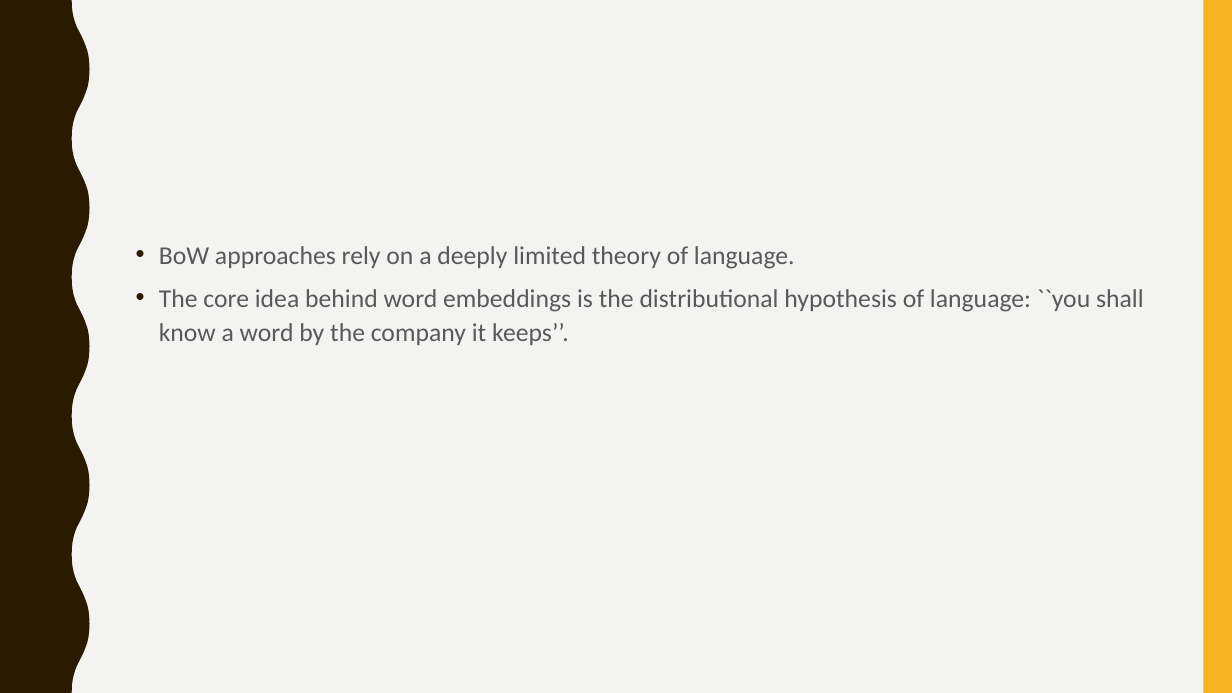
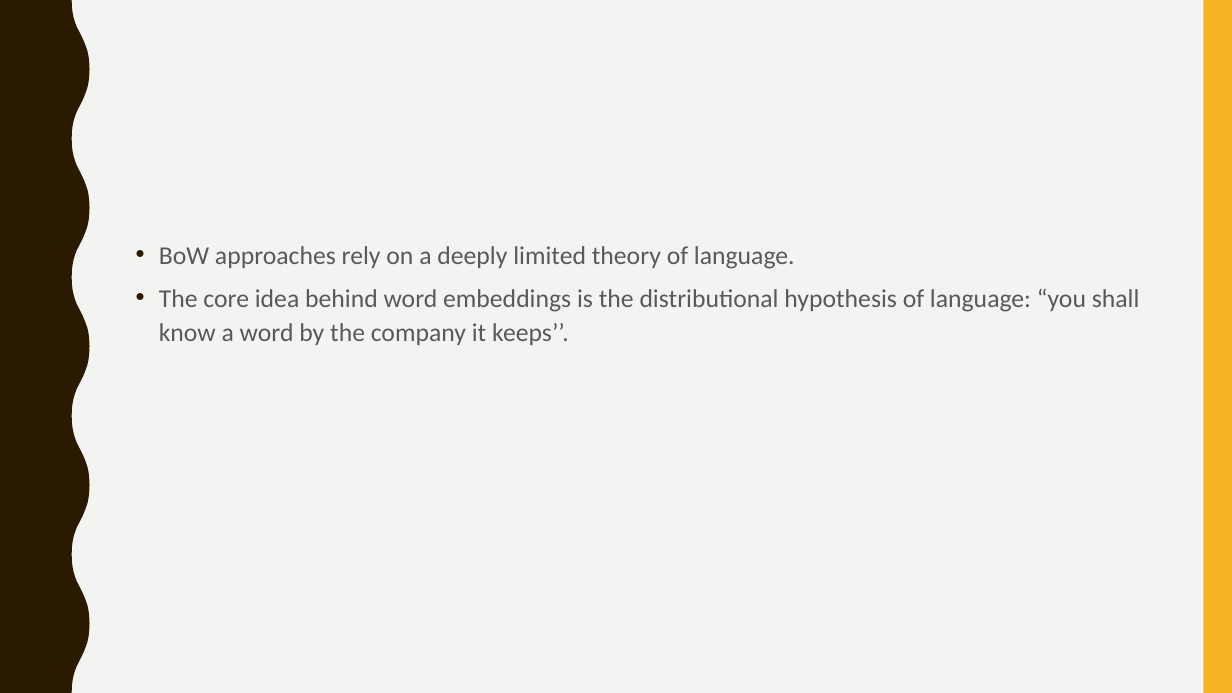
Before and after one commit to svallejovera/cta_updated, a slide deck: slide 36 of slides/8 Neural Networks and Word Embeddings.pptx (slide 35 before the commit). Drawn at 1232x693 pixels with LibreOffice and Linux fonts; fonts in the diff are those of the drawing. Boxes give left, top, right and bottom in pixels: in the first picture for what was removed or moved away, otherwise in the second. Text is boxed around its words. In the diff, an @@ line names an element or a change of style, - is before the commit and + after.

```diff
--- a/slides/8 Neural Networks and Word Embeddings.pptx
+++ b/slides/8 Neural Networks and Word Embeddings.pptx
@@ text at (159,288,1140,345): text changed @@
-• The core idea behind word embeddings is the distributional hypothesis of language: ``you shall know a word by the company it keeps’’.
+• The core idea behind word embeddings is the distributional hypothesis of language: “you shall know a word by the company it keeps’’.
```
Also in this commit, not shown: 1 other slide changed, 6 slides added, 1 slide removed, 36 other files.
